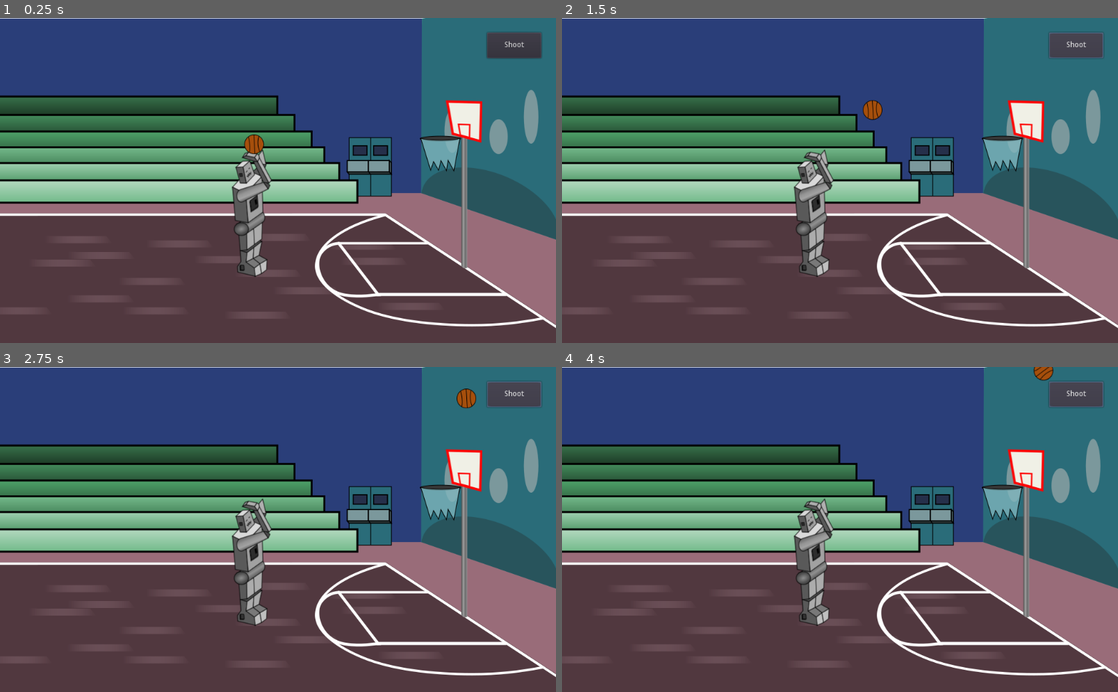
Above: before the commit, frames 1-4 (two rows, left to right).
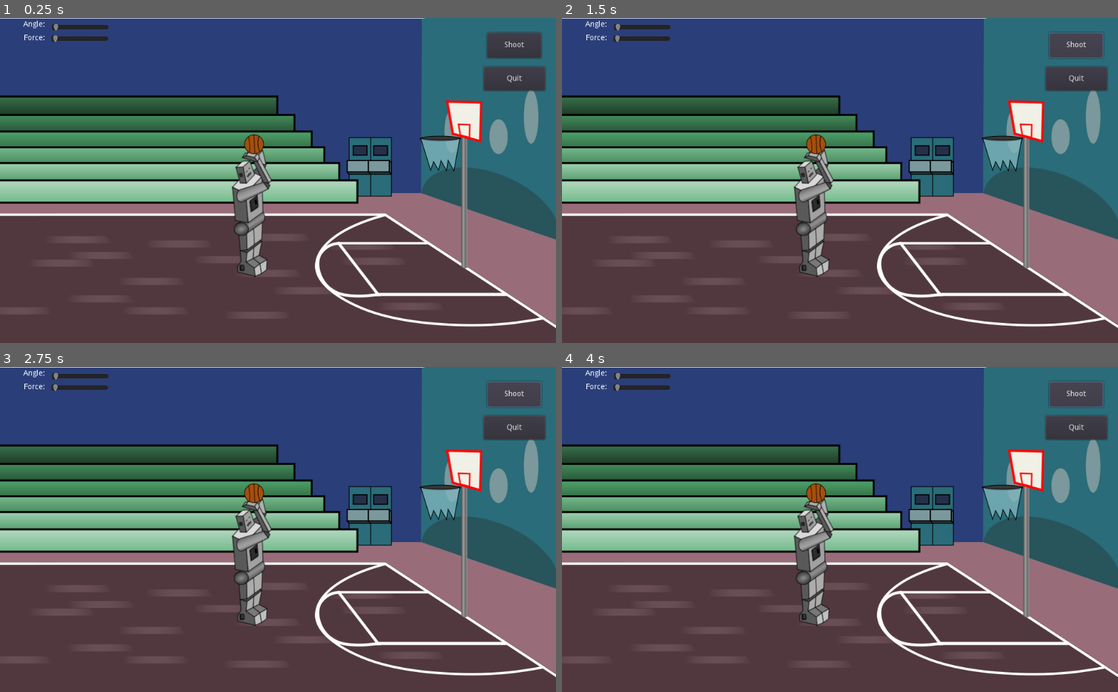
Above: after the commit, the same moments.

Repository: lovetocode/Basketball
Game: Godot game, scene res://Main.tscn
Two runs of this game, one before a commit and one after it. Both use one fixed random seed, a clock stepped at 60 frames per second and the inputs below.
Inputs:
- Up to frame 1 (0.25 s): no input
- Up to frame 2 (1.5 s): click "Shoot" at 0.5 s; click "Shoot" at 1.25 s
- Up to frame 3 (2.75 s): click "Shoot" at 2 s
- Up to frame 4 (4 s): tap Enter at 3.5 s

The runs differ from the first frame. In frame 1, 1.2% of the frame differs, in the area x 4-99%, y 0-23%; in frame 2, 1.6%, in the area x 4-99%, y 0-42%; in frame 3, 1.6%; in frame 4, 1.5%.

Commit message:
Finished tutorial

Diff:
--- a/Main.gd
+++ b/Main.gd
@@ -6,14 +6,10 @@
 var y
 var count = 0
 
-var offset = Vector2(0,0) #Hit the ball at the center
-var impulse = Vector2(100,-100) # impulse with wich we push the ball
-
 # Called when the node enters the scene tree for the first time.
 func _ready():
 	var initial_x = $BodyBall.position.x
 	var initial_y = $BodyBall.position.y
-
 
 # Called every frame. 'delta' is the elapsed time since the previous frame.
 func _process(delta):
@@ -29,6 +25,36 @@
 	if y < 0:
 		get_tree().reload_current_scene()
 
+	if (x > 790) && (x < 850) && (y > 217) && (y < 260):
+		if (!$AudioApplause.playing):
+			$AudioApplause.play()
+
 
 func _on_ButtonShoot_pressed():
+
+	var offset
+	var impulse
+
+	#get the angle and the vector
+	var angle = $Sliders/HSliderAngle.value
+	var force = $Sliders/HSliderForce.value
+
+	#calculate the impulse
+	offset = Vector2(0,0) #Hit the ball at the center
+	impulse = get_impulse_vector(angle, force)
+
 	$BodyBall.apply_impulse(offset,impulse)
+
+func _on_ButtonQuit_pressed():
+	get_tree().quit()
+
+func get_impulse_vector(angle, size):
+	#convert the angle to radians.
+	angle = angle * PI / 180
+	#get x and y conents of the impulse vector.
+	var fx = size * cos(angle)
+	var fy = - size * sin(angle)
+	#output the result
+	var out = Vector2(fx, fy)
+
+	return out
--- a/Main.tscn
+++ b/Main.tscn
@@ -6,6 +6,7 @@
 [ext_resource path="res://Graphics/Robot.png" type="Texture" id=4]
 [ext_resource path="res://Graphics/Net.png" type="Texture" id=5]
 [ext_resource path="res://Main.gd" type="Script" id=6]
+[ext_resource path="res://Sound/Win.wav" type="AudioStream" id=7]
 
 [sub_resource type="RectangleShape2D" id=5]
 extents = Vector2( 1.76623, 35.8843 )
@@ -29,7 +30,8 @@
 [node name="Root" type="Node"]
 script = ExtResource( 6 )
 __meta__ = {
-"_edit_horizontal_guides_": [  ]
+"_edit_horizontal_guides_": [  ],
+"_edit_vertical_guides_": [ 841.0, 774.0 ]
 }
 
 [node name="TextureRect" type="TextureRect" parent="."]
@@ -65,6 +67,10 @@
 [node name="Robot" type="Sprite" parent="."]
 position = Vector2( 464, 360 )
 texture = ExtResource( 4 )
+
+[node name="AudioApplause" type="AudioStreamPlayer" parent="."]
+stream = ExtResource( 7 )
+volume_db = -10.0
 
 [node name="BodyGround" type="StaticBody2D" parent="."]
 
@@ -106,4 +112,58 @@
 "_edit_use_anchors_": false
 }
 
+[node name="ButtonQuit" type="Button" parent="."]
+margin_left = 891.0
+margin_top = 90.0
+margin_right = 1004.0
+margin_bottom = 134.0
+text = "Quit"
+__meta__ = {
+"_edit_use_anchors_": false
+}
+
+[node name="Sliders" type="Node2D" parent="."]
+
+[node name="LabelAngle" type="Label" parent="Sliders"]
+margin_left = 43.0
+margin_top = 5.0
+margin_right = 83.0
+margin_bottom = 19.0
+text = "Angle:"
+__meta__ = {
+"_edit_use_anchors_": false
+}
+
+[node name="HSliderAngle" type="HSlider" parent="Sliders"]
+margin_left = 95.0
+margin_top = 9.0
+margin_right = 201.0
+margin_bottom = 26.0
+ticks_on_borders = true
+__meta__ = {
+"_edit_use_anchors_": false
+}
+
+[node name="LabelForce" type="Label" parent="Sliders"]
+margin_left = 44.0
+margin_top = 30.0
+margin_right = 84.0
+margin_bottom = 44.0
+text = "Force:"
+__meta__ = {
+"_edit_use_anchors_": false
+}
+
+[node name="HSliderForce" type="HSlider" parent="Sliders"]
+margin_left = 94.0
+margin_top = 30.0
+margin_right = 200.0
+margin_bottom = 47.0
+max_value = 300.0
+ticks_on_borders = true
+__meta__ = {
+"_edit_use_anchors_": false
+}
+
 [connection signal="pressed" from="ButtonShoot" to="." method="_on_ButtonShoot_pressed"]
+[connection signal="pressed" from="ButtonQuit" to="." method="_on_ButtonQuit_pressed"]
Not shown: 1 places in Main.tscn that only renumber resources
Not shown, changed: Sound/Win.wav.import
Not shown, added: Sound/Win.wav
